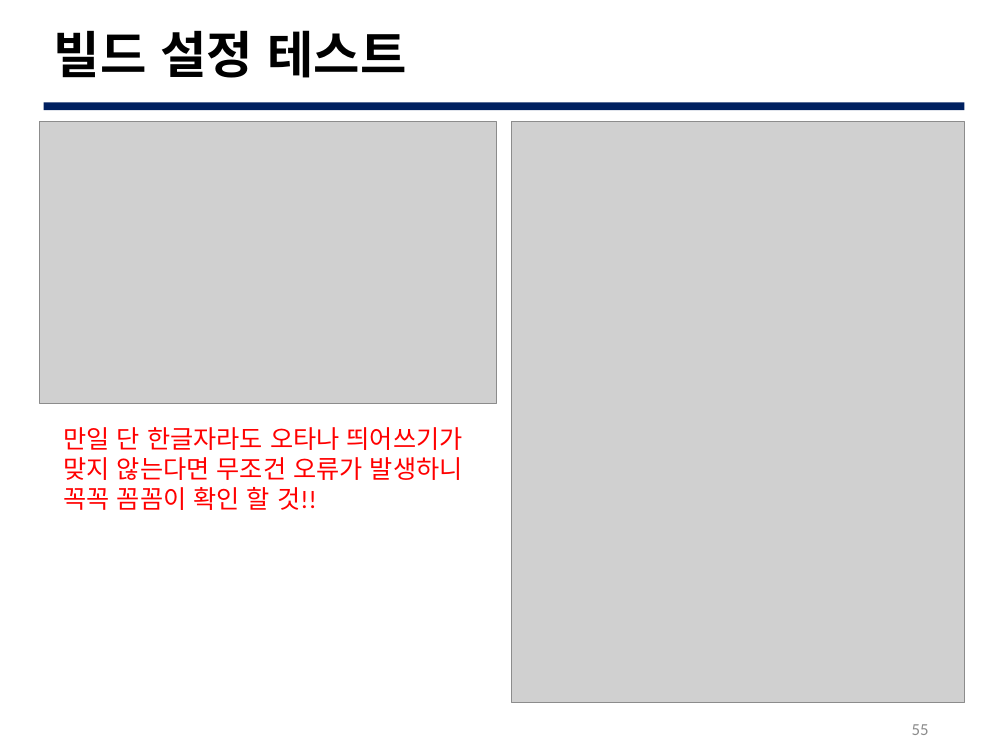
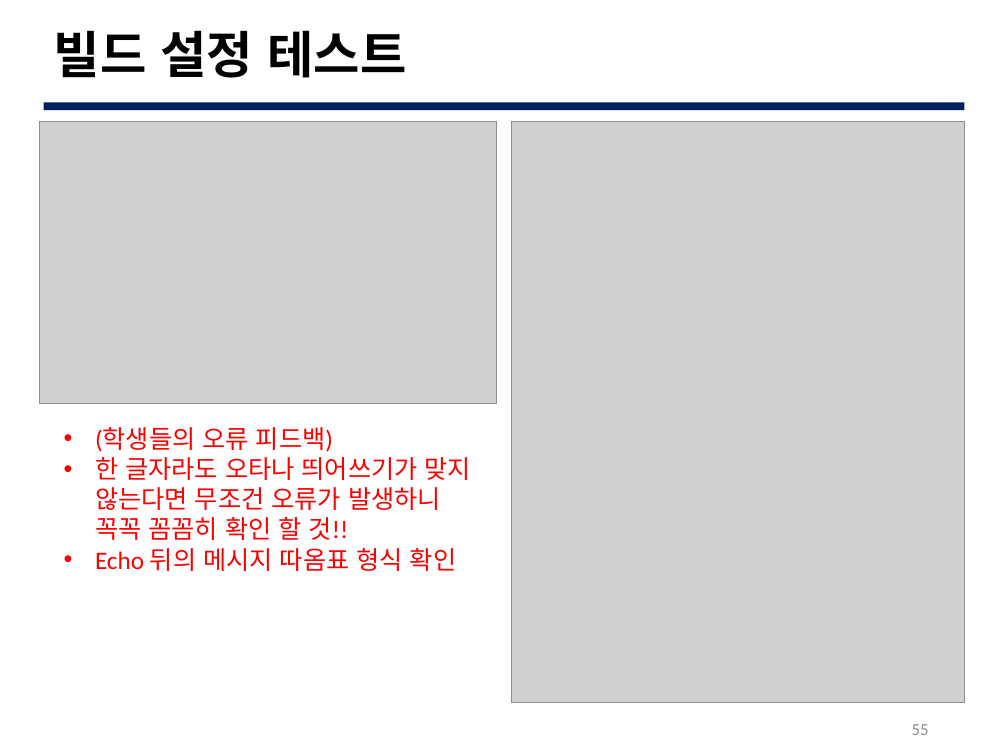
Before and after one commit to JBNU-JEduTools/osscourse, a slide deck: slide 55 of Slides/15. 개발 프로세스 실습 3.pptx. Drawn at 1008x756 pixels with LibreOffice and Linux fonts; fonts in the diff are those of the drawing; grey boxes stand for pictures; background and template pictures are left out. Boxes give left, top, right and bottom in pixels: in the first picture for what was removed or moved away, otherwise in the second. Text is boxed around its words. In the diff, an @@ line names an element or a change of style, - is before the commit and + after.

Commit message:
Update 15. 개발 프로세스 실습 3.pptx
이성주 학생 피드백에 대한 추가 수정.

```diff
--- a/Slides/15. 개발 프로세스 실습 3.pptx
+++ b/Slides/15. 개발 프로세스 실습 3.pptx
@@ text at (95, 427, 471, 571): text changed @@
-만일 단 한글자라도 오타나 띄어쓰기가 맞지 않는다면 무조건 오류가 발생하니 꼭꼭 꼼꼼이 확인 할 것!!
+• (학생들의 오류 피드백)
+• 한 글자라도 오타나 띄어쓰기가 맞지 않는다면 무조건 오류가 발생하니 꼭꼭 꼼꼼히 확인 할 것!!
+• Echo 뒤의 메시지 따옴표 형식 확인
```
Also in this commit, not shown: 5 other slides changed.
